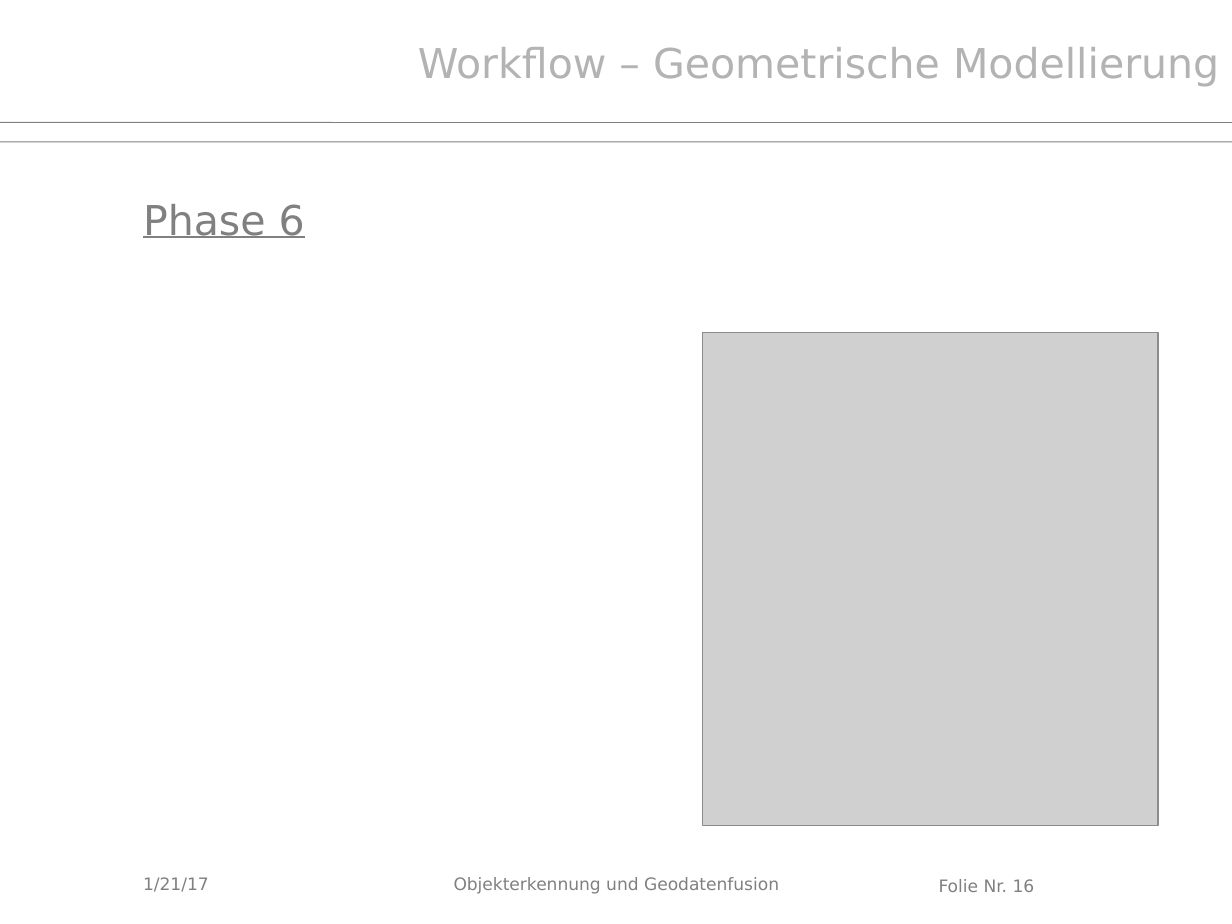
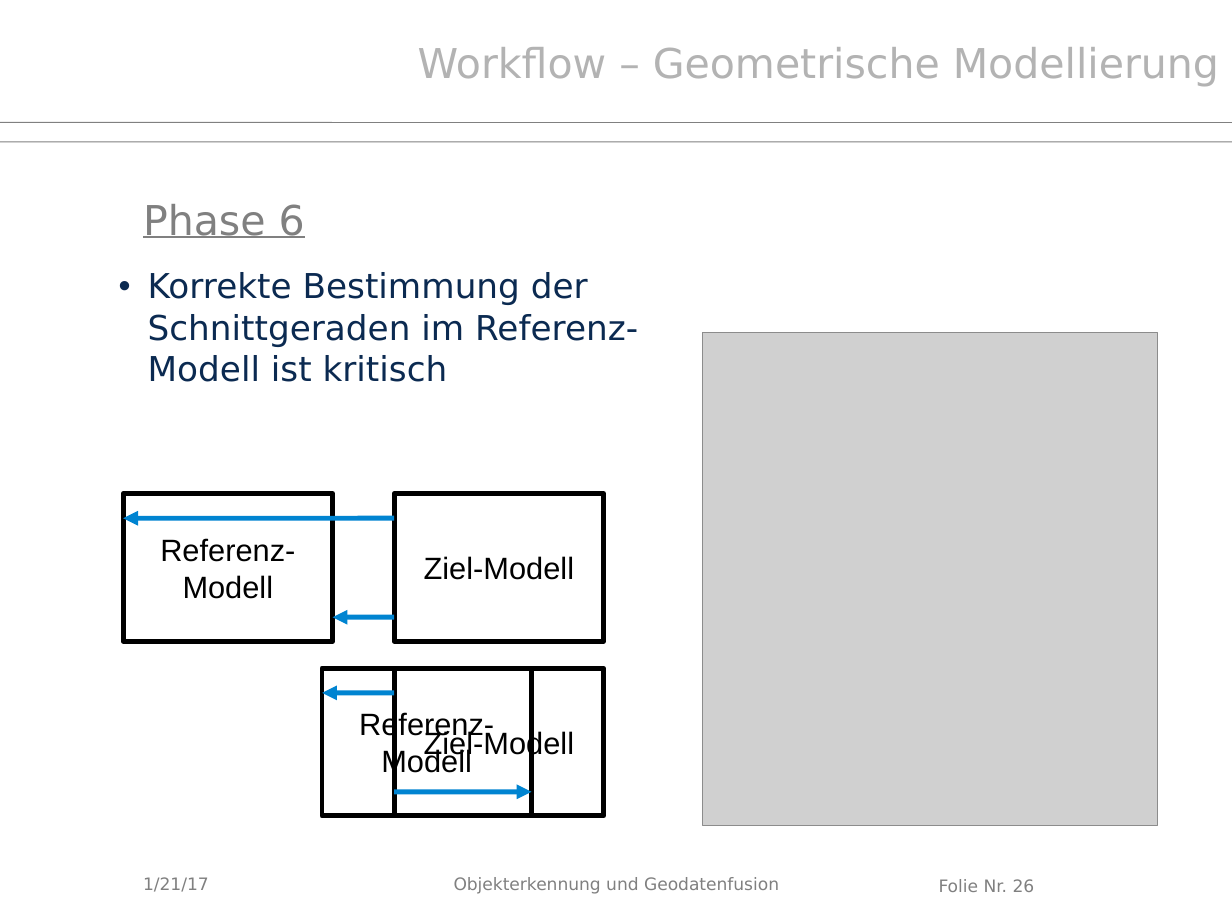
Before and after one commit to Kalmar131/PCL_Dachstuhl2016, a slide deck: slide 26 of Abschlusspräsentation.pptx (slide 16 before the commit). Drawn at 1232x924 pixels with LibreOffice and Linux fonts; fonts in the diff are those of the drawing; grey boxes stand for pictures; background and template pictures are left out. Boxes give left, top, right and bottom in pixels: in the first picture for what was removed or moved away, otherwise in the second. Text is boxed around its words. In the diff, an @@ line names an element or a change of style, - is before the commit and + after.

```diff
--- a/Abschlusspräsentation.pptx
+++ b/Abschlusspräsentation.pptx
@@ text added at [148, 272, 638, 382], 20 pt, text #0B2A51 @@
+• Korrekte Bestimmung der Schnittgeraden im Referenz-Modell ist kritisch
@@ rectangle added at [123, 494, 333, 642], outline #000000 2.89 pt, 18 pt, text #000000 @@
+Referenz-
+Modell
@@ rectangle added at [394, 494, 604, 642], outline #000000 2.89 pt, 18 pt, text #000000 @@
+Ziel-Modell
@@ arrow added from (394, 519) to (123, 519), #0084D1 2.89 pt @@
@@ arrow added from (394, 617) to (333, 617), #0084D1 2.89 pt @@
@@ rectangle added at [322, 668, 531, 816], outline #000000 2.89 pt, 18 pt, text #000000 @@
+Referenz-
+Modell
@@ rectangle added at [394, 668, 604, 816], outline #000000 2.89 pt, 18 pt, text #000000 @@
+Ziel-Modell
@@ arrow added from (394, 692) to (322, 692), #0084D1 2.89 pt @@
@@ arrow added from (394, 792) to (531, 792), #0084D1 2.89 pt @@
@@ page number at [939, 879, 1035, 892]: text changed @@
-Folie Nr. 16
+Folie Nr. 26
```
Also in this commit, not shown: 14 other slides changed, 11 slides added, 1 slide removed.
